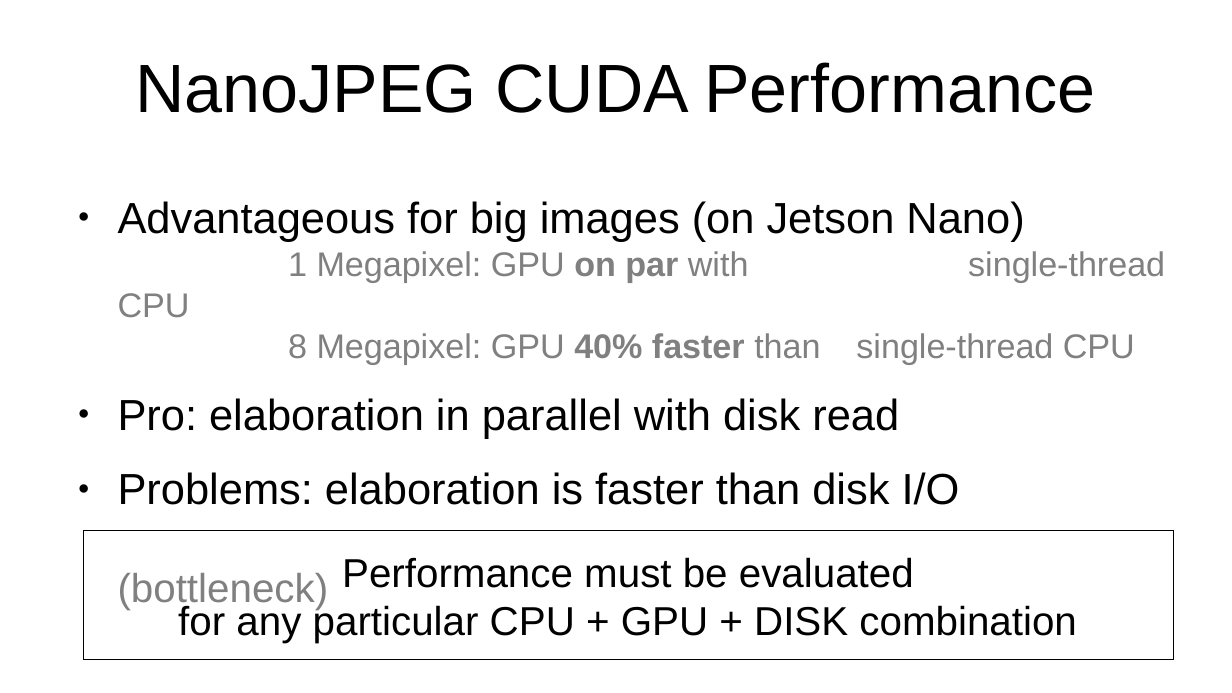
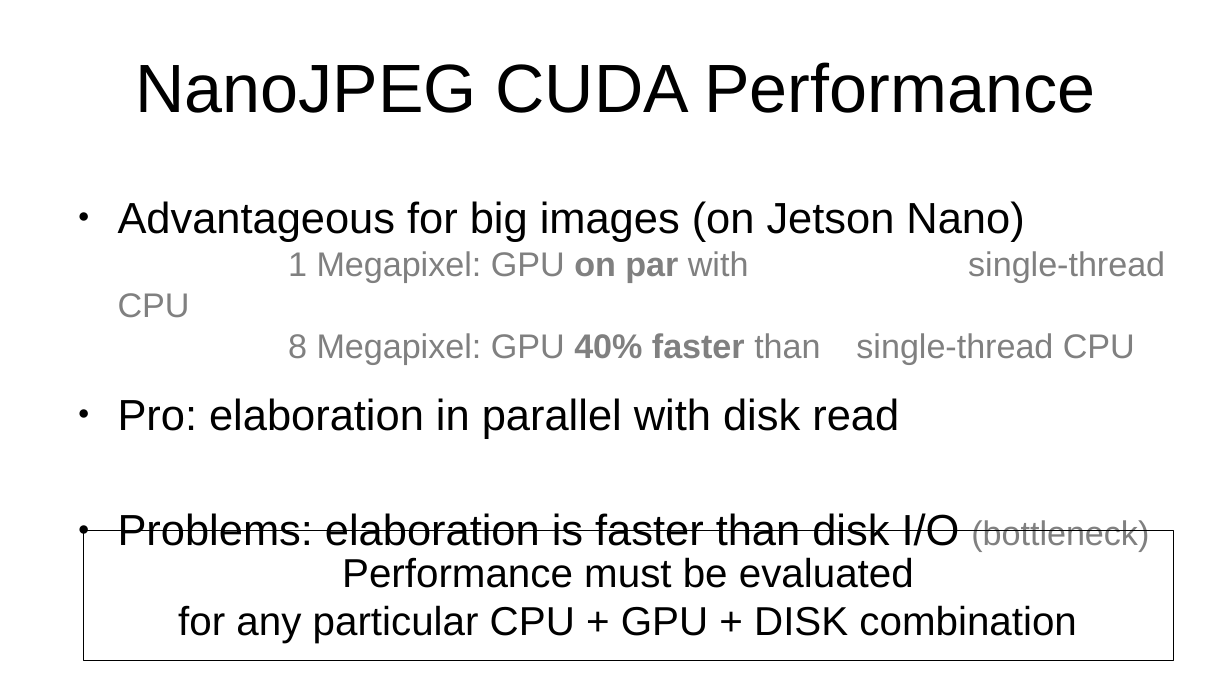
Before and after one commit to il-pist/JPEG_cuda, a slide deck: slide 14 of nanojpeg/doc/NanoJPEG CUDA presentazione.odp (slide 13 before the commit). Drawn at 1232x693 pixels with LibreOffice and Linux fonts; fonts in the diff are those of the drawing. Boxes give left, top, right and bottom in pixels: in the first picture for what was removed or moved away, otherwise in the second. Text is boxed around its words. In the diff, an @@ line names an element or a change of style, - is before the commit and + after.

```diff
--- a/nanojpeg/doc/NanoJPEG CUDA presentazione.odp
+++ b/nanojpeg/doc/NanoJPEG CUDA presentazione.odp
@@ rectangle "Performance must be evaluated for ..." at bbox=[84, 531, 1174, 662]: outline #000000 0 pt to #000000 0.71 pt @@
@@ text at bbox=[118, 513, 1149, 552]: size 26 to 22 pt in "(bottleneck)" @@
```
Also in this commit, not shown: 6 other slides changed, 1 slide added, 1 other file.
